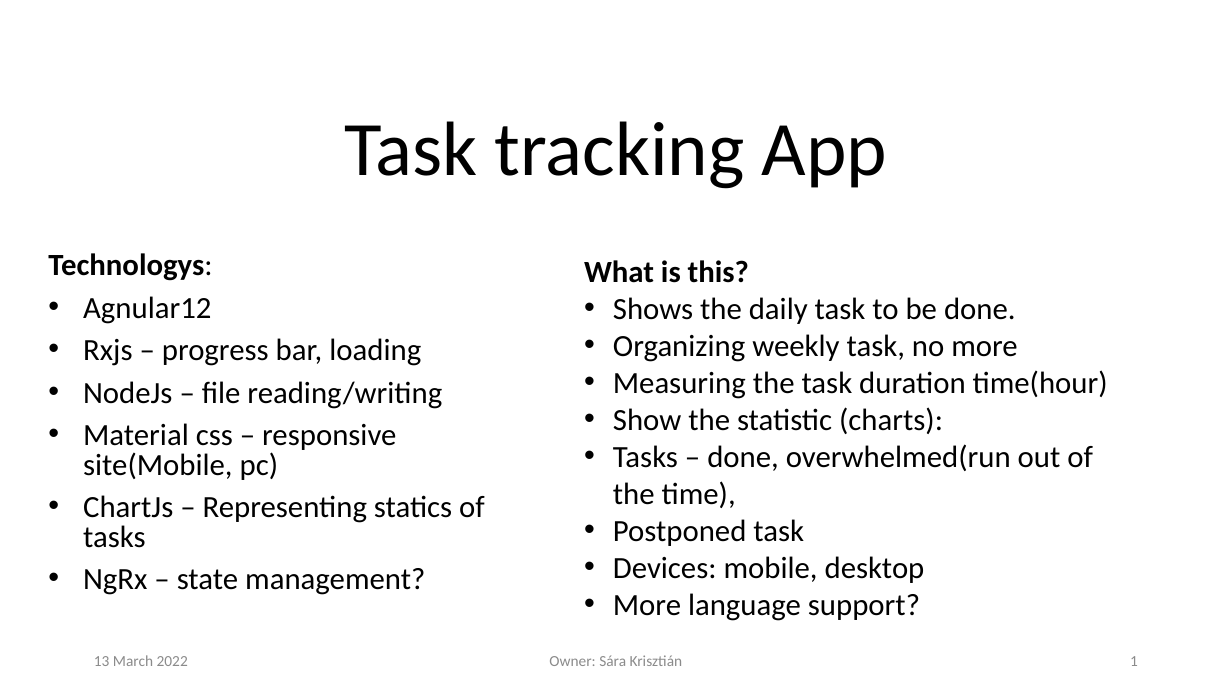
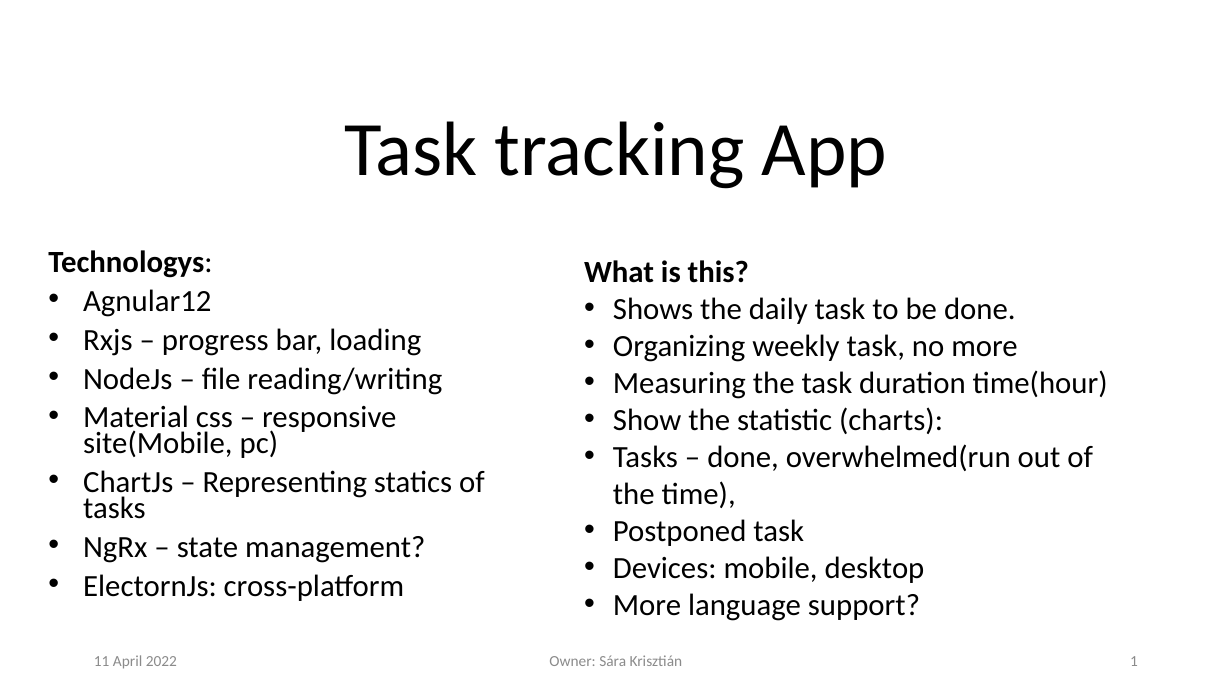
Before and after one commit to krisztian14testgit/ng-task-monitor, a slide deck: slide 1 of plan/TaskTracingApp.pptx. Drawn at 1232x693 pixels with LibreOffice and Linux fonts; fonts in the diff are those of the drawing; background and template pictures are left out. Boxes give left, top, right and bottom in pixels: in the first picture for what was removed or moved away, otherwise in the second. Text is boxed around its words. In the diff, an @@ line names an element or a change of style, - is before the commit and + after.

```diff
--- a/plan/TaskTracingApp.pptx
+++ b/plan/TaskTracingApp.pptx
@@ subtitle at [48,250,485,563]: line spacing 0.8 to 0.7 @@
@@ subtitle at [83,574,404,601]: paragraph added @@
+• ElectornJs: cross-platform
@@ text at [94,655,177,669]: text changed @@
-13 March 2022
+11 April 2022
```
Also in this commit, not shown: 5 other slides changed, 2 slides added.
